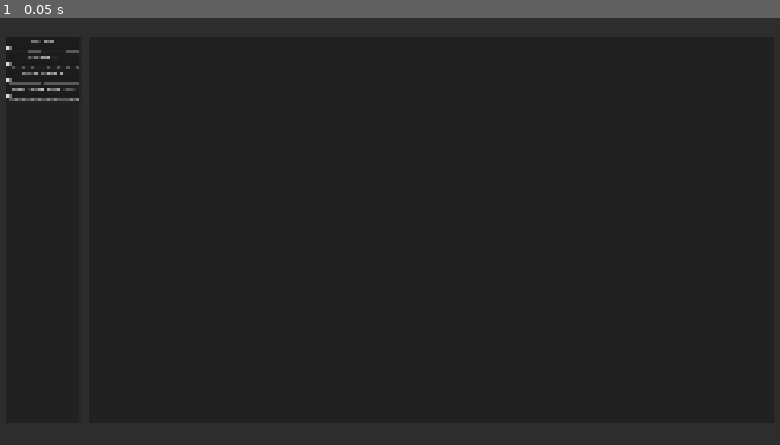
Above: before the commit, frame 1.
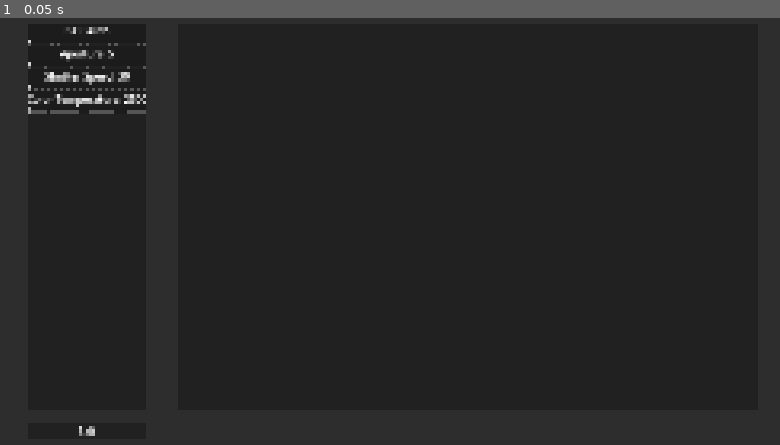
Above: after the commit, the same moment.

Repository: Buusta/canon-controller
Game: Godot game, scene res://scenes/camera_preview.tscn
Same seed, same stepped clock (60 frames per second), same inputs: the game is played once before the commit and once after it.
Inputs:
- Up to frame 1 (0.05 s): no input

The runs differ from the first frame. In frame 1, 1.0% of the frame differs, in the area x 0-19%, y 2-98%.

Commit message:
improved UI, added exit button, remove tmp image on exit and added handling of tmp image not existing on startup

Diff:
--- a/scenes/camera_preview.tscn
+++ b/scenes/camera_preview.tscn
@@ -21,7 +21,7 @@
 
 [node name="CameraPreviewLayer" type="CanvasLayer" unique_id=22998222 node_paths=PackedStringArray("preview_texture_rect")]
 script = ExtResource("1_y4guq")
-preview_texture_rect = NodePath("PreviewBackgroundPanel/CameraPreviewTexture")
+preview_texture_rect = NodePath("BackgroundPanel/VBoxContainer/MarginContainer/HBoxContainer/MarginContainer2/PreviewBackgroundPanel/CameraPreviewTexture")
 
 [node name="BackgroundPanel" type="Panel" parent="." unique_id=1277015992]
 anchors_preset = 15
@@ -31,56 +31,95 @@
 grow_vertical = 2
 theme_override_styles/panel = SubResource("StyleBoxFlat_y4guq")
 
-[node name="PreviewBackgroundPanel" type="PanelContainer" parent="." unique_id=704945316]
-anchors_preset = 8
-anchor_left = 0.5
-anchor_top = 0.5
-anchor_right = 0.5
-anchor_bottom = 0.5
-offset_left = -980.0
-offset_top = -616.5
-offset_right = 1212.0
-offset_bottom = 616.5
-grow_horizontal = 2
-grow_vertical = 2
+[node name="VBoxContainer" type="VBoxContainer" parent="BackgroundPanel" unique_id=307096437]
+layout_mode = 0
+offset_right = 40.0
+offset_bottom = 40.0
+theme_override_constants/separation = 0
 
-[node name="CameraPreviewTexture" type="TextureRect" parent="PreviewBackgroundPanel" unique_id=840147804]
+[node name="MarginContainer" type="MarginContainer" parent="BackgroundPanel/VBoxContainer" unique_id=1419203329]
+layout_mode = 2
+theme_override_constants/margin_top = 60
+
+[node name="HBoxContainer" type="HBoxContainer" parent="BackgroundPanel/VBoxContainer/MarginContainer" unique_id=2061517002]
+layout_mode = 2
+theme_override_constants/separation = 0
+
+[node name="MarginContainer" type="MarginContainer" parent="BackgroundPanel/VBoxContainer/MarginContainer/HBoxContainer" unique_id=659308057]
+layout_mode = 2
+size_flags_horizontal = 3
+theme_override_constants/margin_left = 100
+
+[node name="SettingsBackgroundPanel" type="PanelContainer" parent="BackgroundPanel/VBoxContainer/MarginContainer/HBoxContainer/MarginContainer" unique_id=1881845466]
 layout_mode = 2
 
-[node name="SettingsBackgroundPanel" type="PanelContainer" parent="." unique_id=1881845466]
-offset_left = 31.0
-offset_top = 103.5
-offset_right = 271.0
-offset_bottom = 1336.5
-
-[node name="SettingsContainer" type="VBoxContainer" parent="SettingsBackgroundPanel" unique_id=132261683]
+[node name="SettingsContainer" type="VBoxContainer" parent="BackgroundPanel/VBoxContainer/MarginContainer/HBoxContainer/MarginContainer/SettingsBackgroundPanel" unique_id=132261683]
 layout_mode = 2
 theme_override_constants/separation = 8
 
-[node name="CameraSettingsISO" parent="SettingsBackgroundPanel/SettingsContainer" unique_id=2001476869 node_paths=PackedStringArray("camera_preview") instance=ExtResource("2_1kga8")]
+[node name="CameraSettingsISO" parent="BackgroundPanel/VBoxContainer/MarginContainer/HBoxContainer/MarginContainer/SettingsBackgroundPanel/SettingsContainer" unique_id=2001476869 node_paths=PackedStringArray("camera_preview") instance=ExtResource("2_1kga8")]
 layout_mode = 2
-camera_preview = NodePath("../../..")
+camera_preview = NodePath("../../../../../../../..")
 setting_name = "ISO"
 command = "iso"
 settings = ExtResource("3_e702v")
 
-[node name="CameraSettingsAperture" parent="SettingsBackgroundPanel/SettingsContainer" unique_id=1326643584 node_paths=PackedStringArray("camera_preview") instance=ExtResource("2_1kga8")]
+[node name="CameraSettingsAperture" parent="BackgroundPanel/VBoxContainer/MarginContainer/HBoxContainer/MarginContainer/SettingsBackgroundPanel/SettingsContainer" unique_id=1326643584 node_paths=PackedStringArray("camera_preview") instance=ExtResource("2_1kga8")]
 layout_mode = 2
-camera_preview = NodePath("../../..")
+camera_preview = NodePath("../../../../../../../..")
 setting_name = "Aperture"
 command = "aperture"
 settings = ExtResource("4_ikyf3")
 
-[node name="CameraSettingsShutterSpeed" parent="SettingsBackgroundPanel/SettingsContainer" unique_id=737807101 node_paths=PackedStringArray("camera_preview") instance=ExtResource("2_1kga8")]
+[node name="CameraSettingsShutterSpeed" parent="BackgroundPanel/VBoxContainer/MarginContainer/HBoxContainer/MarginContainer/SettingsBackgroundPanel/SettingsContainer" unique_id=737807101 node_paths=PackedStringArray("camera_preview") instance=ExtResource("2_1kga8")]
 layout_mode = 2
-camera_preview = NodePath("../../..")
+camera_preview = NodePath("../../../../../../../..")
 setting_name = "Shutter Speed"
 command = "shutterspeed"
 settings = ExtResource("5_ikyf3")
 
-[node name="CameraSettingsTemperature" parent="SettingsBackgroundPanel/SettingsContainer" unique_id=1628659218 node_paths=PackedStringArray("camera_preview") instance=ExtResource("2_1kga8")]
+[node name="CameraSettingsTemperature" parent="BackgroundPanel/VBoxContainer/MarginContainer/HBoxContainer/MarginContainer/SettingsBackgroundPanel/SettingsContainer" unique_id=1628659218 node_paths=PackedStringArray("camera_preview") instance=ExtResource("2_1kga8")]
 layout_mode = 2
-camera_preview = NodePath("../../..")
+camera_preview = NodePath("../../../../../../../..")
 setting_name = "Color Temperature"
 command = "colortemperature"
 settings = ExtResource("6_5hf72")
+
+[node name="MarginContainer2" type="MarginContainer" parent="BackgroundPanel/VBoxContainer/MarginContainer/HBoxContainer" unique_id=1860188793]
+layout_mode = 2
+theme_override_constants/margin_left = 100
+theme_override_constants/margin_right = 100
+
+[node name="PreviewBackgroundPanel" type="PanelContainer" parent="BackgroundPanel/VBoxContainer/MarginContainer/HBoxContainer/MarginContainer2" unique_id=704945316]
+custom_minimum_size = Vector2(1851, 1234)
+custom_maximum_size = Vector2(1851, 1234)
+layout_mode = 2
+
+[node name="CameraPreviewTexture" type="TextureRect" parent="BackgroundPanel/VBoxContainer/MarginContainer/HBoxContainer/MarginContainer2/PreviewBackgroundPanel" unique_id=840147804]
+layout_mode = 2
+
+[node name="MarginContainer2" type="MarginContainer" parent="BackgroundPanel/VBoxContainer" unique_id=2125156482]
+layout_mode = 2
+theme_override_constants/margin_top = 44
+theme_override_constants/margin_bottom = 44
+
+[node name="HBoxContainer" type="HBoxContainer" parent="BackgroundPanel/VBoxContainer/MarginContainer2" unique_id=1174330884]
+layout_mode = 2
+theme_override_constants/separation = 0
+
+[node name="MarginContainer" type="MarginContainer" parent="BackgroundPanel/VBoxContainer/MarginContainer2/HBoxContainer" unique_id=1968610309]
+layout_mode = 2
+theme_override_constants/margin_left = 100
+
+[node name="ExitButton" type="Button" parent="BackgroundPanel/VBoxContainer/MarginContainer2/HBoxContainer" unique_id=44693975]
+layout_mode = 2
+size_flags_horizontal = 3
+theme_override_font_sizes/font_size = 32
+text = "Exit
+"
+
+[node name="MarginContainer2" type="MarginContainer" parent="BackgroundPanel/VBoxContainer/MarginContainer2/HBoxContainer" unique_id=1301794104]
+layout_mode = 2
+theme_override_constants/margin_left = 2051
+
+[connection signal="button_up" from="BackgroundPanel/VBoxContainer/MarginContainer2/HBoxContainer/ExitButton" to="." method="_cleanup"]
--- a/scenes/camera_settings_slider.tscn
+++ b/scenes/camera_settings_slider.tscn
@@ -22,6 +22,7 @@
 
 [node name="CameraSettingsLabel" type="Label" parent="CameraSettingsVBox" unique_id=183815510]
 layout_mode = 2
+theme_override_font_sizes/font_size = 32
 text = ": -"
 horizontal_alignment = 1
 
--- a/scripts/camera_preview.gd
+++ b/scripts/camera_preview.gd
@@ -40,7 +40,6 @@
 func set_config(config: String, value: String) -> void:
 	var cmd: String = "set-config " + config + "=" + value
 	_send_command(cmd)
-	print(cmd)
 
 
 func _take_picture() -> void:
@@ -51,7 +50,11 @@
 
 
 func _update_preview() -> void:
-	var image := Image.load_from_file("/tmp/thumb_preview.jpg")
+	var path: String =  "/tmp/thumb_preview.jpg"
+	if not FileAccess.file_exists(path):
+		return
+
+	var image: Image = Image.load_from_file("/tmp/thumb_preview.jpg")
 
 	if image == null:
 		return
@@ -65,3 +68,6 @@
 
 		process["stdio"].close()
 		OS.kill(process["pid"])
+
+		DirAccess.remove_absolute("/tmp/thumb_preview.jpg")
+		get_tree().quit()
Not shown, changed: builds/canon-controller.x86_64
